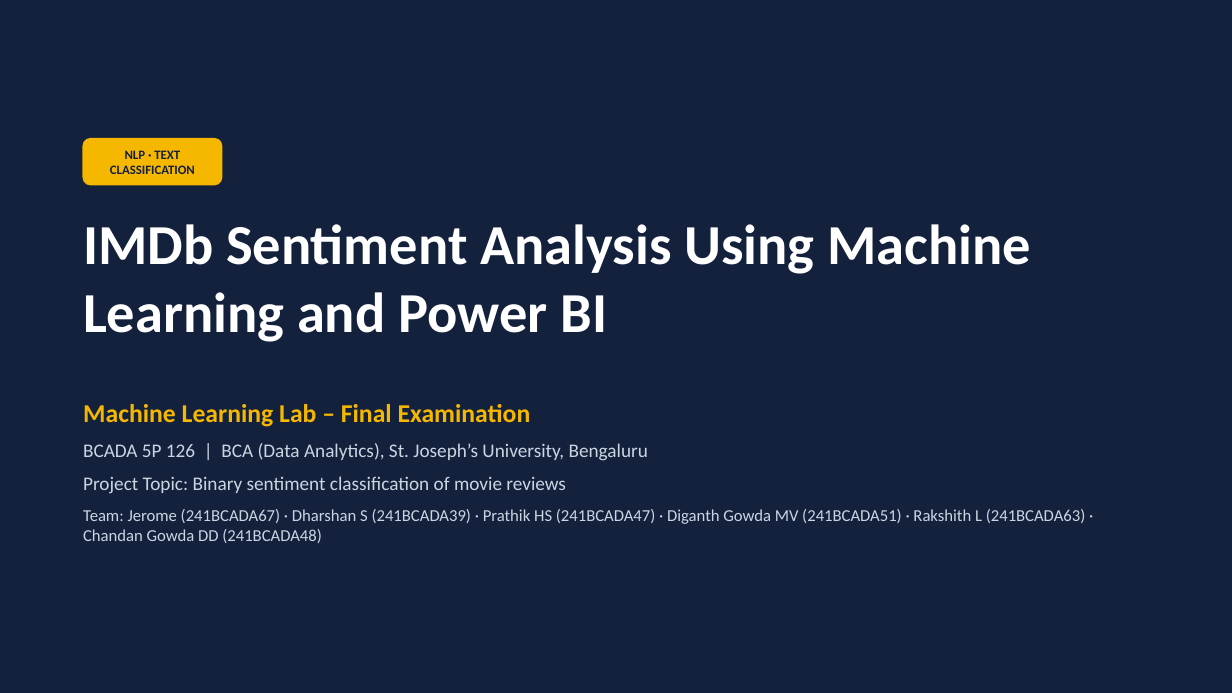
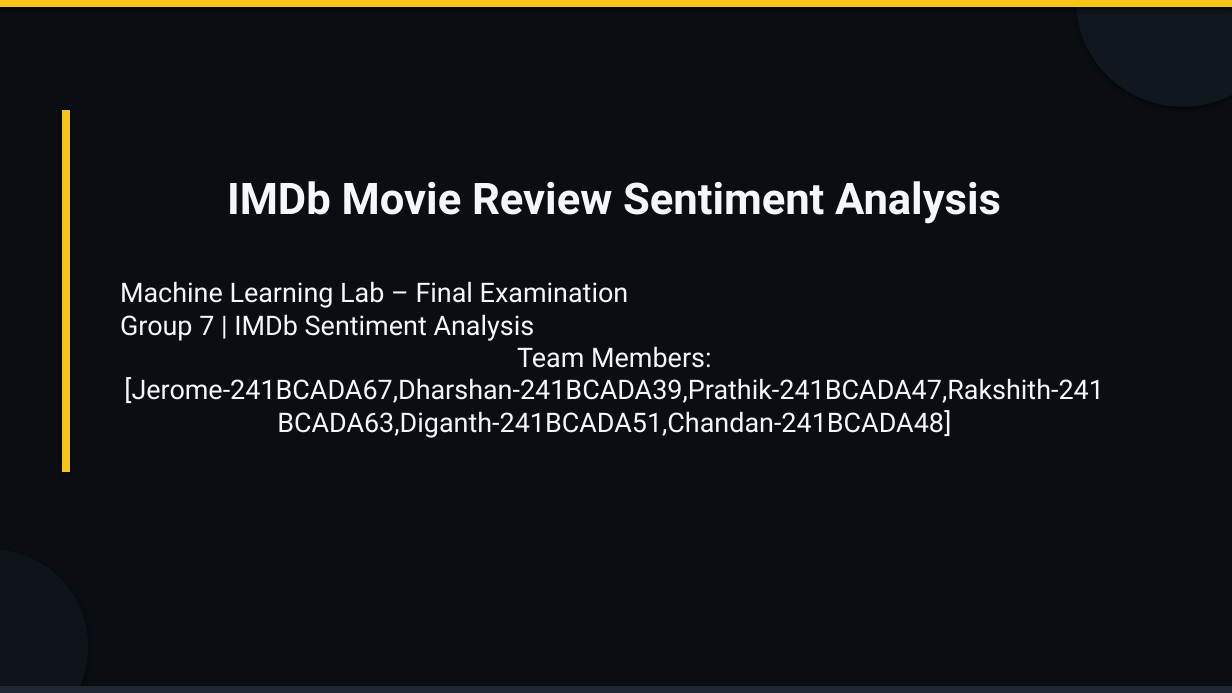
Before and after one commit to nithyanchris-source/ML-Final-Lab-Group-07, a slide deck: slide 1 of Presentation/Client Pitch.pptx. Drawn at 1232x693 pixels with LibreOffice and Linux fonts; fonts in the diff are those of the drawing. Boxes give left, top, right and bottom in pixels: in the first picture for what was removed or moved away, otherwise in the second. Text is boxed around its words. In the diff, an @@ line names an element or a change of style, - is before the commit and + after.

```diff
--- a/Presentation/Client Pitch.pptx
+++ b/Presentation/Client Pitch.pptx
@@ background #14213D to #0A0D12 @@
@@ rectangle added at (0, 0, 1232, 6), fill #F5C518, outline #F5C518 0.75 pt @@
@@ ellipse added at (1077, 0, 1232, 106), fill #10171F, outline #10171F 0.75 pt @@
@@ rectangle added at (63, 111, 69, 471), fill #F5C518, outline #F5C518 0.75 pt @@
@@ rounded rectangle removed at (83, 139, 222, 185) @@
@@ text removed at (110, 150, 195, 174) @@
-NLP · TEXT CLASSIFICATION
@@ text at (227, 181, 1001, 224): text changed; size 44 to 34 pt; font Calibri to Roboto; text colour #FFFFFF to #F4F6F9 @@
-IMDb Sentiment Analysis Using Machine Learning and Power BI
+IMDb Movie Review Sentiment Analysis
@@ text added at (120, 281, 1104, 438), 21 pt, text #F4F6F9 @@
+Machine Learning Lab – Final Examination
+Group 7 | IMDb Sentiment Analysis
+Team Members: [Jerome-241BCADA67,Dharshan-241BCADA39,Prathik-241BCADA47,Rakshith-241BCADA63,Diganth-241BCADA51,Chandan-241BCADA48]
@@ text removed at (83, 404, 1085, 543) @@
-Machine Learning Lab – Final Examination
-BCADA 5P 126 | BCA (Data Analytics), St. Joseph’s University, Bengaluru
-Project Topic: Binary sentiment classification of movie reviews
-Team: Jerome (241BCADA67) · Dharshan S (241BCADA39) · Prathik HS (241BCADA47) · Diganth Gowda MV (241BCADA51) · Rakshith L (241BCADA63) · Chandan Gowda DD (241BCADA48)
@@ ellipse added at (0, 550, 88, 693), fill #0F141B, outline #0F141B 0.75 pt @@
@@ rectangle added at (0, 687, 1232, 693), fill #202732, outline #202732 0.75 pt @@
```
Also in this commit, not shown: 9 slides added, 9 slides removed.
